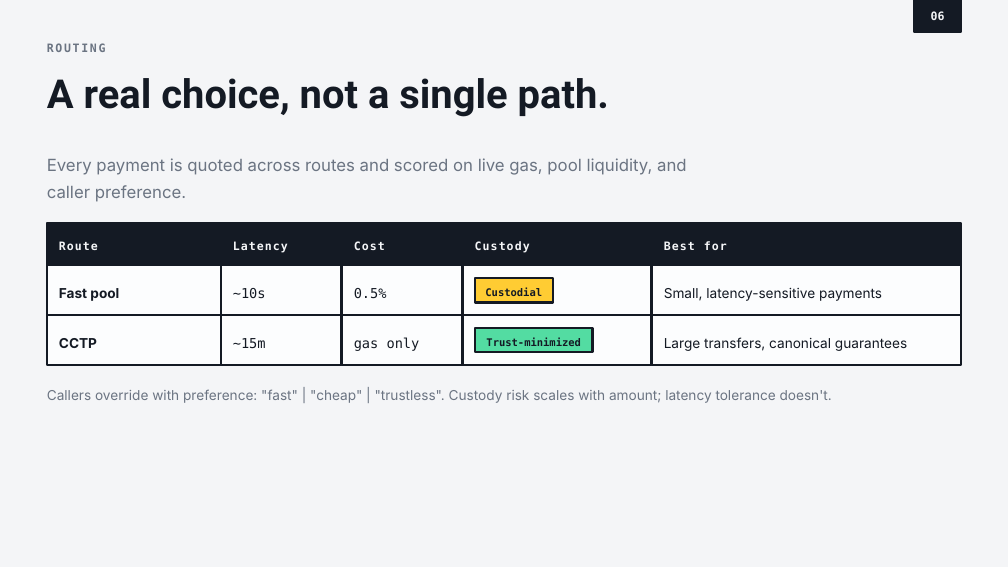
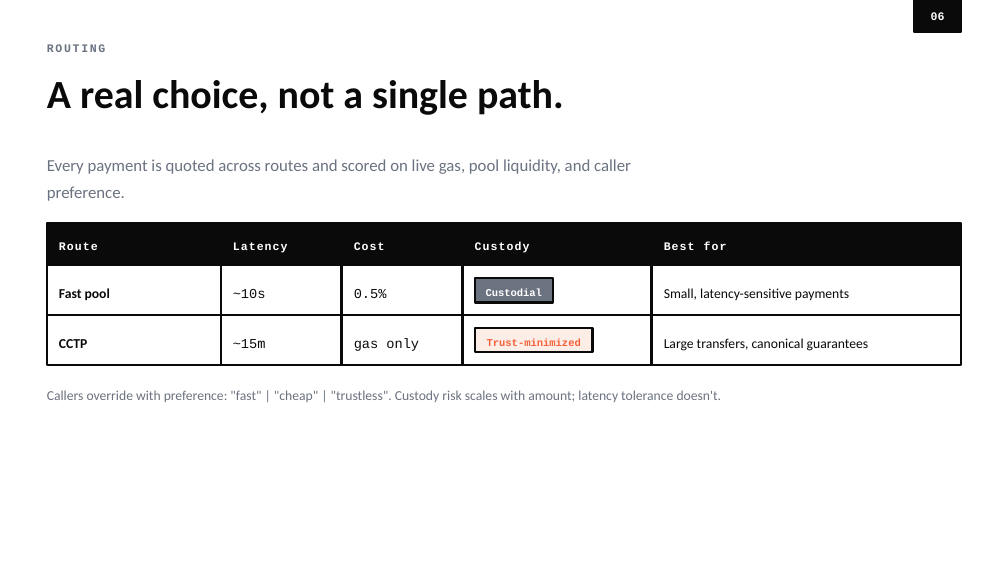
Before and after one commit to Breeja-HQ/Breeja, a slide deck: slide 6 of deck/Breeja-Pitch-Deck.pptx. Drawn at 1008x567 pixels with LibreOffice and Linux fonts; fonts in the diff are those of the drawing. Boxes give left, top, right and bottom in pixels: in the first picture for what was removed or moved away, otherwise in the second. Text is boxed around its words. In the diff, an @@ line names an element or a change of style, - is before the commit and + after.

Commit message:
docs: align font-theme.md and the deck with the frontend's real palette
font-theme.md and the deck were still describing/using the old
neo-brutalist multi-accent palette (7 named colors, hard 2px borders,
zero-blur offset shadows, square corners) from before the frontend's
actual theme landed in frontend/app/globals.css — a single coral
accent, near-black ink, white surface, soft rounded corners, Geist
fonts. Pared font-theme.md down to typography only (families, sizes,
weights, spacing, line-height); colors and layout now live solely in
globals.css. Rebuilt the pitch deck against the same palette, using
ink/muted/accent instead of hue-coding for category distinctions that
used to rely on different colors (Shipped/In flight/Next, LLM
permitted/deterministic/forbidden, Custodial/Trust-minimized).

Updated the stale font-theme.md cross-references in CONVENTIONS.md,
FRONTEND.md, and PARTNERS.md so future prompts don't reintroduce the
old system.

```diff
--- a/deck/Breeja-Pitch-Deck.pptx
+++ b/deck/Breeja-Pitch-Deck.pptx
@@ rectangle removed at [0,0,1008,567] @@
@@ text "A real choice, not a ..." at [47,80,564,115]: font Roboto to Calibri, text colour #141A24 to #0A0A0A @@
@@ text "Every payment is quoted across ..." at [47,159,631,201]: font Inter to Calibri, text colour #6B7482 to #6B7280 @@
@@ font DejaVu Sans Mono to Courier New, text colour #F4F5F7 to #FFFFFF; fill #141A24 to #0A0A0A; outline #141A24 2.25 pt to #0A0A0A 2.25 pt in 6 elements at [914,0,961,32], [47,223,221,265], [221,223,342,265], [342,223,463,265], [463,223,652,265], [652,223,961,265] @@
@@ rectangle at [463,265,652,315]: fill #FCFDFE to #FFFFFF; outline #141A24 2.25 pt to #0A0A0A 2.25 pt @@
@@ rectangle "Custodial" at [475,278,553,302]: font DejaVu Sans Mono to Courier New, text colour #141A24 to #FFFFFF; fill #FFCC33 to #6B7280; outline #141A24 2.25 pt to #0A0A0A 2.25 pt @@
@@ font DejaVu Sans Mono to Courier New, text colour #141A24 to #0A0A0A; fill #FCFDFE to #FFFFFF; outline #141A24 2.25 pt to #0A0A0A 2.25 pt in 4 elements at [221,265,342,315], [342,265,463,315], [221,315,342,365], [342,315,463,365] @@
@@ rectangle at [463,315,652,365]: fill #FCFDFE to #FFFFFF; outline #141A24 2.25 pt to #0A0A0A 2.25 pt @@
@@ rectangle "Trust-minimized" at [475,328,593,352]: font DejaVu Sans Mono to Courier New, text colour #141A24 to #F4623A; fill #53DCA2 to #FDEDE7; outline #141A24 2.25 pt to #0A0A0A 2.25 pt @@
@@ font Inter to Calibri, text colour #141A24 to #0A0A0A; fill #FCFDFE to #FFFFFF; outline #141A24 2.25 pt to #0A0A0A 2.25 pt in 4 elements at [47,265,221,315], [652,265,961,315], [47,315,221,365], [652,315,961,365] @@
@@ text "Callers override with preference: "fast" ..." at [47,390,722,402]: font Inter to Calibri, text colour #6B7482 to #6B7280 @@
```
Also in this commit, not shown: 11 other slides changed, 5 other files.
